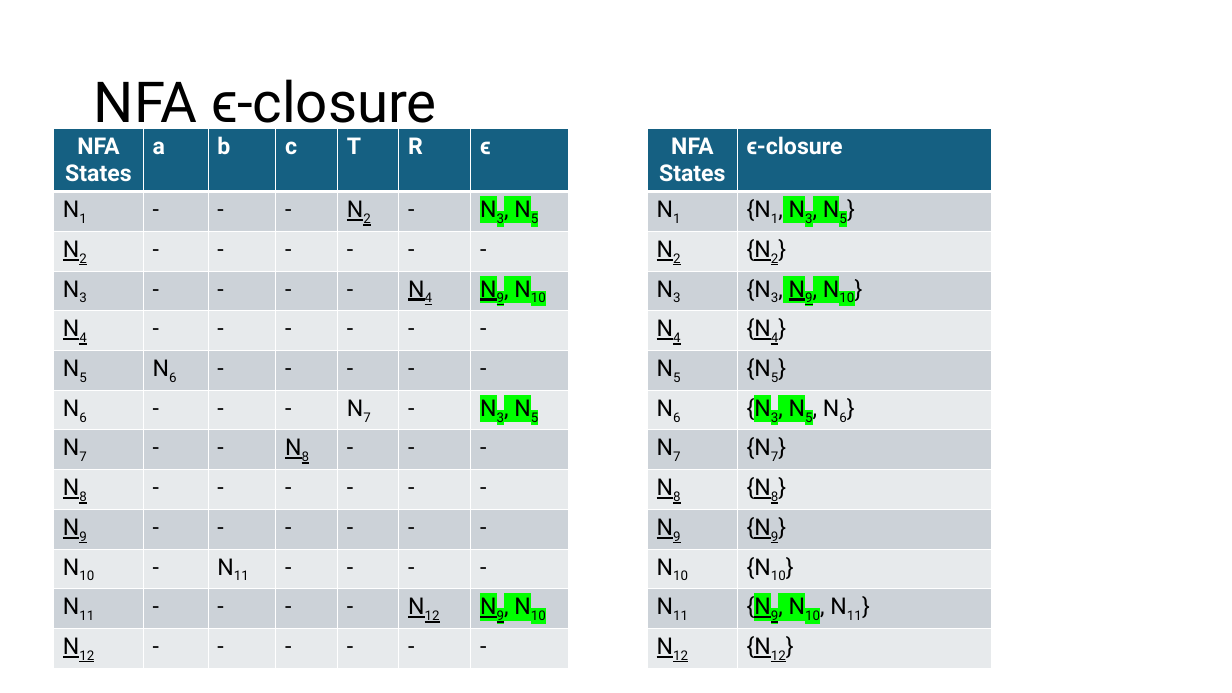
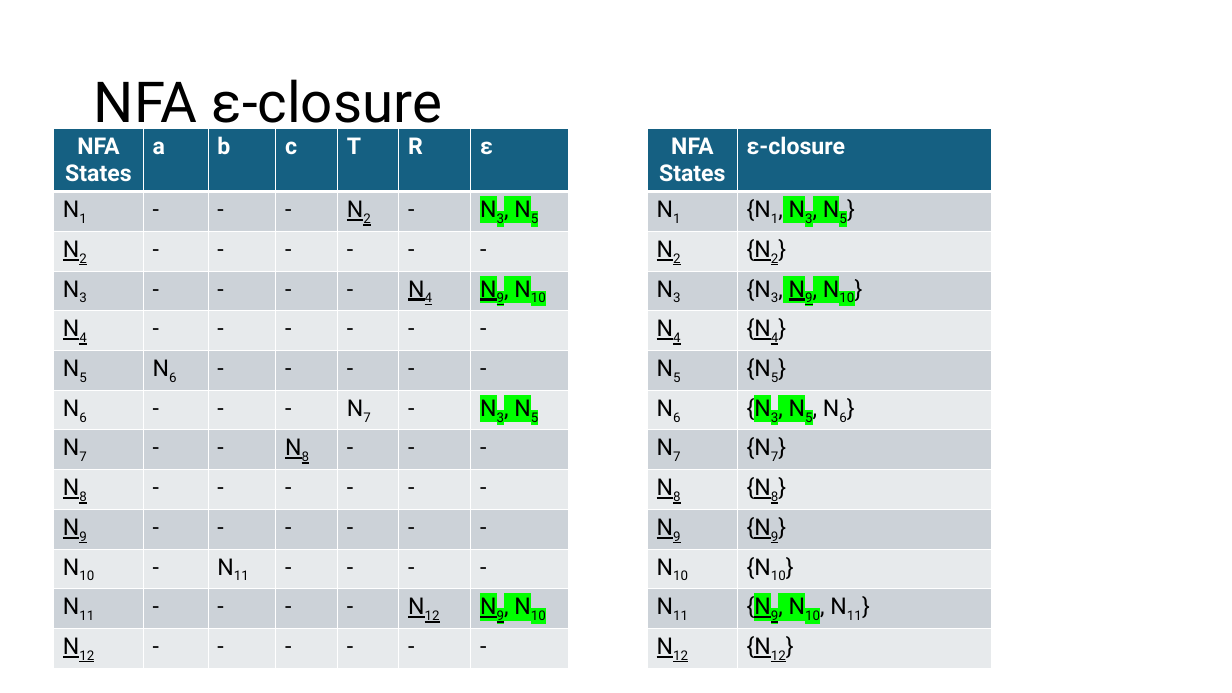
Before and after one commit to Danieldv-s/Research-Materials, a slide deck: slide 21 of Syntax-Analysis/Section2.13Expansion.pptx (slide 6 before the commit). Drawn at 1232x693 pixels with LibreOffice and Linux fonts; fonts in the diff are those of the drawing. Boxes give left, top, right and bottom in pixels: in the first picture for what was removed or moved away, otherwise in the second. Text is boxed around its words. In the diff, an @@ line names an element or a change of style, - is before the commit and + after.

```diff
--- a/Syntax-Analysis/Section2.13Expansion.pptx
+++ b/Syntax-Analysis/Section2.13Expansion.pptx
@@ title at box(94, 79, 442, 135): text changed @@
-NFA ϵ-closure
+NFA ε-closure
@@ table at box(54, 128, 567, 666) @@
-row 1, column 7: ϵ
+row 1, column 7: ε
@@ table at box(648, 128, 992, 666) @@
-row 1, column 2: ϵ-closure
+row 1, column 2: ε-closure
```
Also in this commit, not shown: 13 other slides changed, 15 slides added.
